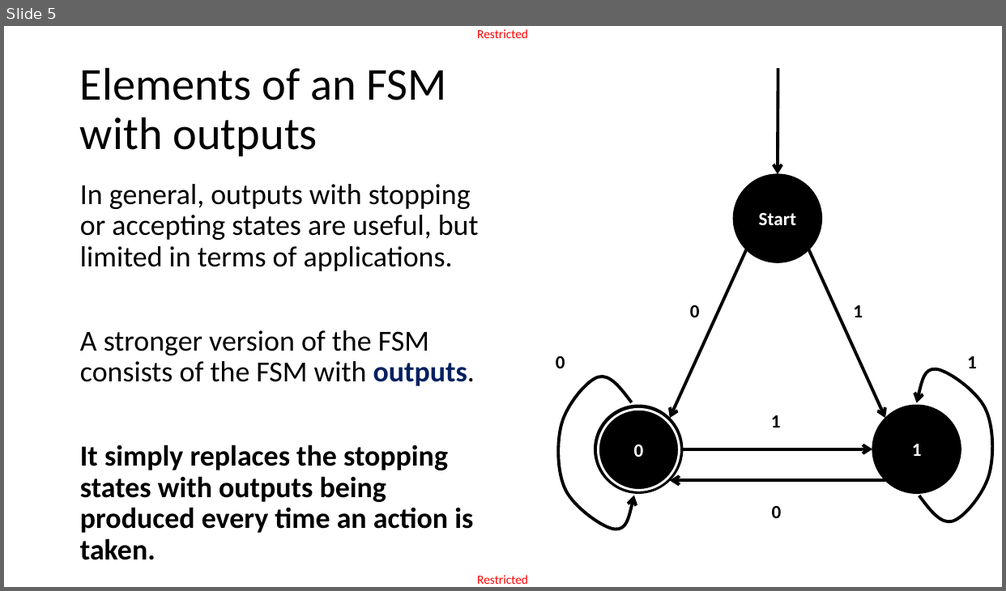
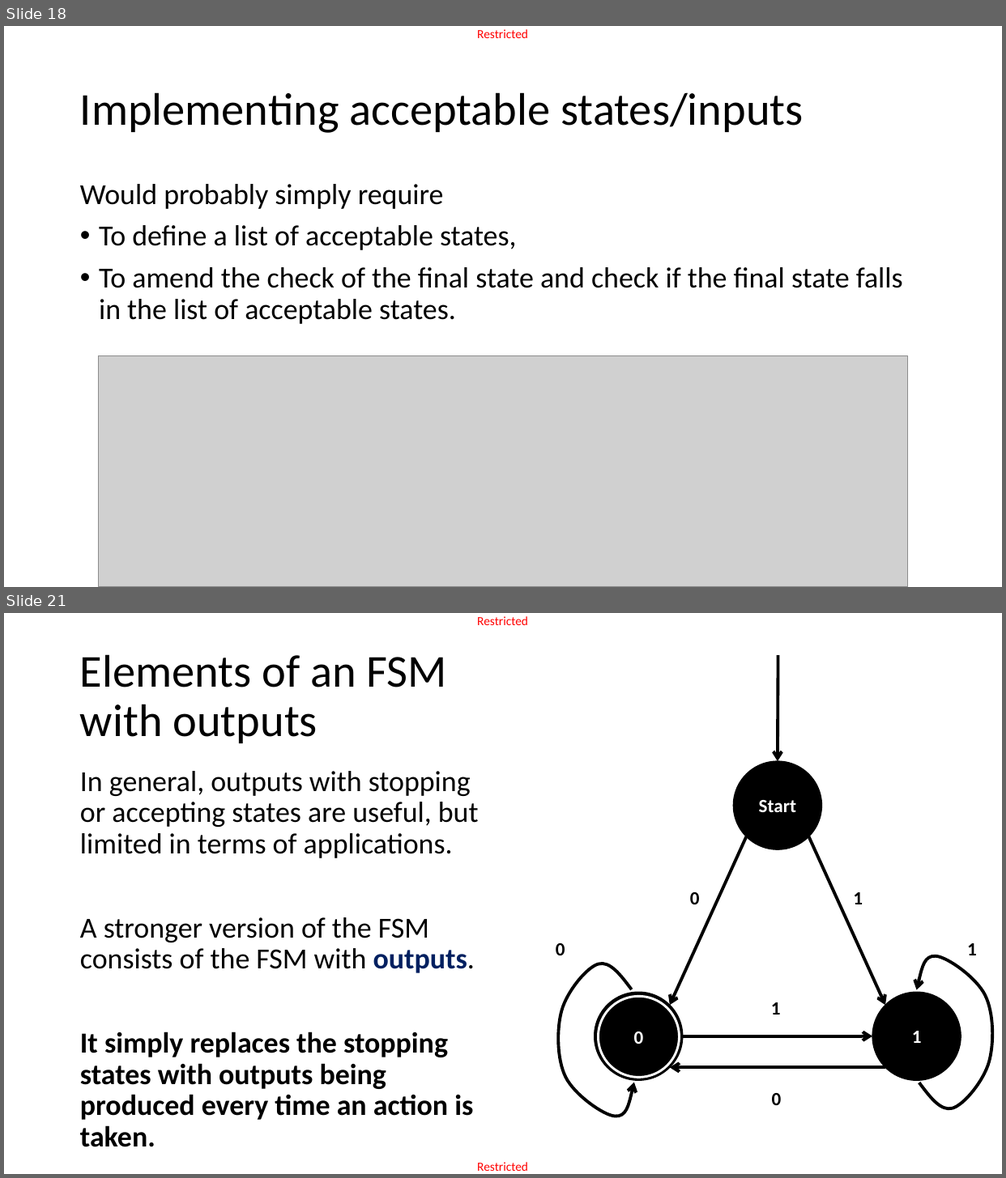
Before and after one commit to matthieudemari/SUTD_PLC_50_051, a slide deck: W9/W9S1/W9S1.pptx. Shown one above the other, each under a label of ours: slide 5 before the commit, slides 18 and 21 after it; the slides between them are not shown. The pictures are 1006x591 and 1006x1178 pixels, drawn with LibreOffice and Linux fonts; fonts in the diff are those of the drawing; grey boxes stand for pictures. Boxes give left, top, right and bottom in pixels: in the first picture for what was removed or moved away, otherwise in the second. Text is boxed around its words. In the diff, an @@ line names an element or a change of style, - is before the commit and + after.

```diff
--- a/W9/W9S1/W9S1.pptx
+++ b/W9/W9S1/W9S1.pptx
@@ slide 18 added at (x1=4, y1=26, x2=1002, y2=587), background #FFFFFF; not listed: 2 template elements that a slide beside it also shows @@
@@ title added at (x1=80, y1=92, x2=803, y2=133), 44 pt, text #000000 @@
+Implementing acceptable states/inputs
@@ text added at (x1=80, y1=184, x2=903, y2=324), 28 pt, text #000000 @@
+Would probably simply require
+• To define a list of acceptable states,
+• To amend the check of the final state and check if the final state falls in the list of acceptable states.
@@ picture added at (x1=98, y1=356, x2=908, y2=587) @@
@@ what was slide 5 is now slide 21 @@
```
Also in this commit, not shown: 2 slides changed, 27 other slides added, 9 other files.
